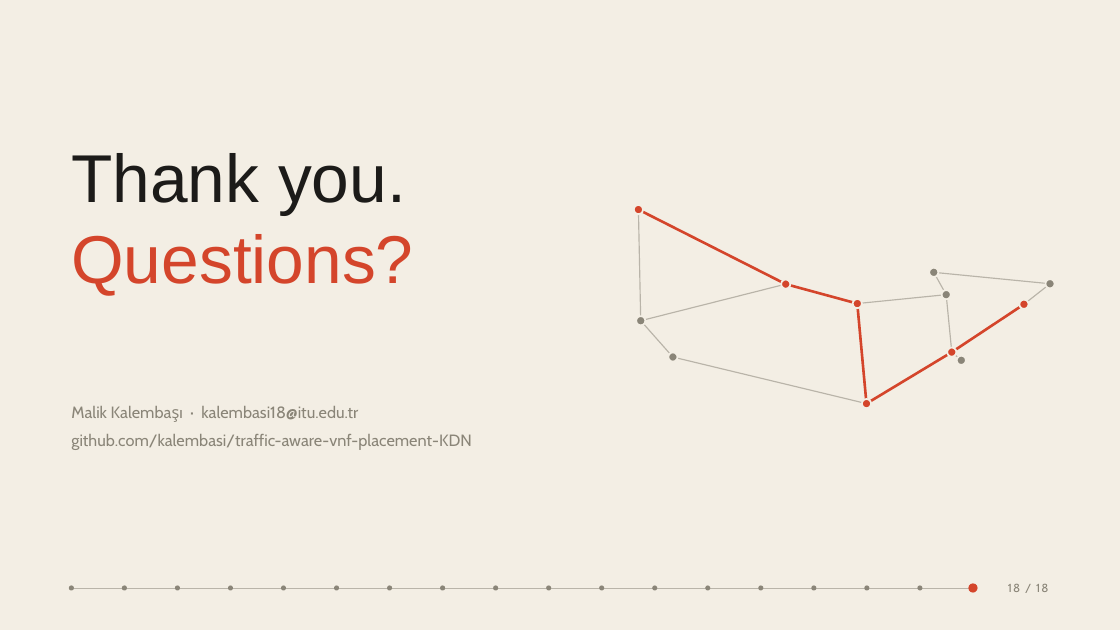
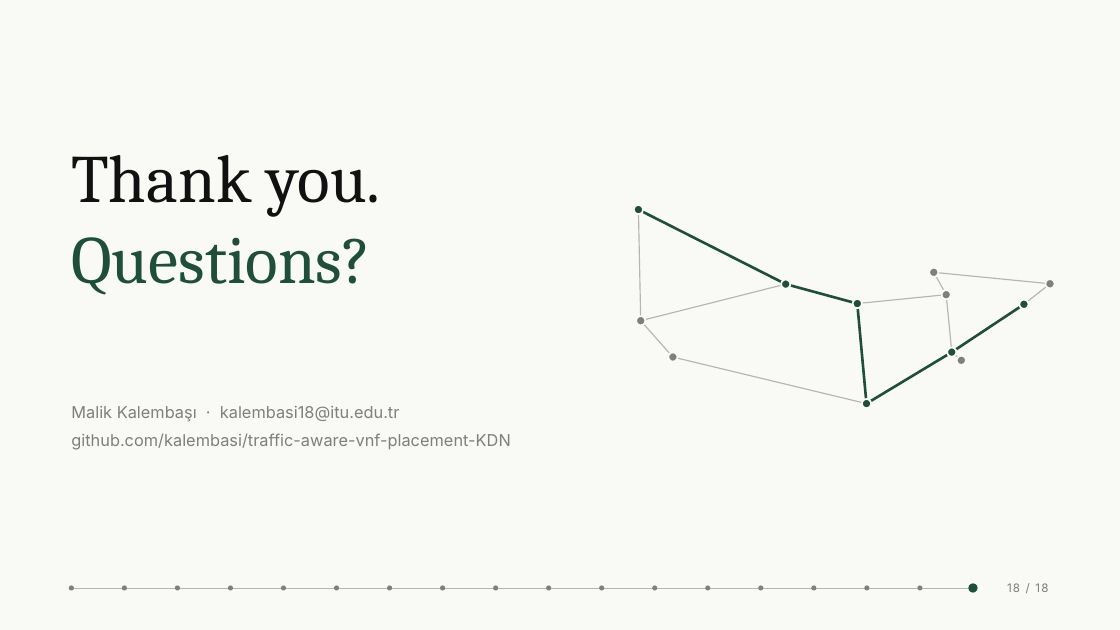
Before and after one commit to kalembasi/traffic-aware-vnf-placement-KDN, a slide deck: slide 18 of presentation/slides.pptx. Drawn at 1120x630 pixels with LibreOffice and Linux fonts; fonts in the diff are those of the drawing. Boxes give left, top, right and bottom in pixels: in the first picture for what was removed or moved away, otherwise in the second. Text is boxed around its words. In the diff, an @@ line names an element or a change of style, - is before the commit and + after.

```diff
--- a/presentation/slides.pptx
+++ b/presentation/slides.pptx
@@ background #F3EEE4 to #F9F9F6 @@
@@ text "Thank you." at bbox=[71, 155, 381, 295]: font Arial to Cambria; text colour #1C1B19 to #111111 in "Thank you."; text colour #D4452B to #1F4E3D in "Questions?" @@
@@ line (786, 284) - (639, 210): stroke #D4452B 2.25 pt to #1F4E3D 2.25 pt @@
@@ line (641, 321) - (639, 210): stroke #B9B4A9 1 pt to #B5B6B2 1 pt @@
@@ line (786, 284) - (641, 321): stroke #B9B4A9 1 pt to #B5B6B2 1 pt @@
@@ line (786, 284) - (858, 303): stroke #D4452B 2.25 pt to #1F4E3D 2.25 pt @@
@@ line (946, 295) - (858, 303): stroke #B9B4A9 1 pt to #B5B6B2 1 pt @@
@@ line (934, 272) - (946, 295): stroke #B9B4A9 1 pt to #B5B6B2 1 pt @@
@@ line (934, 272) - (1050, 284): stroke #B9B4A9 1 pt to #B5B6B2 1 pt @@
@@ line (952, 352) - (946, 295): stroke #B9B4A9 1 pt to #B5B6B2 1 pt @@
@@ line (1050, 284) - (1024, 304): stroke #B9B4A9 1 pt to #B5B6B2 1 pt @@
@@ fill #8A8578 to #7D807B; outline #F3EEE4 1.5 pt to #F9F9F6 1.5 pt in 6 elements at bbox=[957, 355, 966, 365], bbox=[929, 268, 939, 277], bbox=[942, 290, 951, 299], bbox=[669, 353, 678, 362], bbox=[1046, 279, 1055, 288], bbox=[636, 316, 645, 325] @@
@@ line (673, 357) - (641, 321): stroke #B9B4A9 1 pt to #B5B6B2 1 pt @@
@@ line (867, 403) - (858, 303): stroke #D4452B 2.25 pt to #1F4E3D 2.25 pt @@
@@ line (952, 352) - (1024, 304): stroke #D4452B 2.25 pt to #1F4E3D 2.25 pt @@
@@ fill #D4452B to #1F4E3D; outline #F3EEE4 1.5 pt to #F9F9F6 1.5 pt in 6 elements at bbox=[948, 348, 957, 357], bbox=[781, 280, 791, 289], bbox=[862, 399, 871, 408], bbox=[853, 299, 862, 308], bbox=[634, 205, 643, 214], bbox=[1019, 300, 1028, 309] @@
@@ line (867, 403) - (673, 357): stroke #B9B4A9 1 pt to #B5B6B2 1 pt @@
@@ line (952, 352) - (867, 403): stroke #D4452B 2.25 pt to #1F4E3D 2.25 pt @@
@@ line (961, 360) - (952, 352): stroke #B9B4A9 1 pt to #B5B6B2 1 pt @@
@@ text "Malik Kalembaşı · kalembasi18@itu.edu.tr" at bbox=[71, 406, 510, 450]: font Cabin to Inter, text colour #8A8578 to #7D807B @@
@@ line (71, 588) - (973, 588): stroke #B9B4A9 0.5 pt to #B5B6B2 0.5 pt @@
@@ fill #8A8578 to #7D807B in 17 elements at bbox=[69, 586, 74, 591], bbox=[122, 586, 127, 591], bbox=[175, 586, 180, 591], bbox=[228, 586, 233, 591], bbox=[281, 586, 287, 591], bbox=[334, 586, 339, 591], bbox=[387, 586, 392, 591], bbox=[440, 586, 445, 591], bbox=[493, 586, 498, 591], bbox=[546, 586, 551, 591], bbox=[599, 586, 604, 591], bbox=[652, 586, 657, 591], bbox=[706, 586, 711, 591], bbox=[759, 586, 764, 591], bbox=[812, 586, 817, 591], bbox=[865, 586, 870, 591], bbox=[918, 586, 923, 591] @@
@@ ellipse at bbox=[969, 584, 978, 593]: fill #D4452B to #1F4E3D @@
@@ text "18 / 18" at bbox=[1007, 583, 1048, 592]: font Cabin to Inter, text colour #8A8578 to #7D807B @@
```
Also in this commit, not shown: 17 other slides changed, 3 slides added, 2 slides removed, 19 other files.
